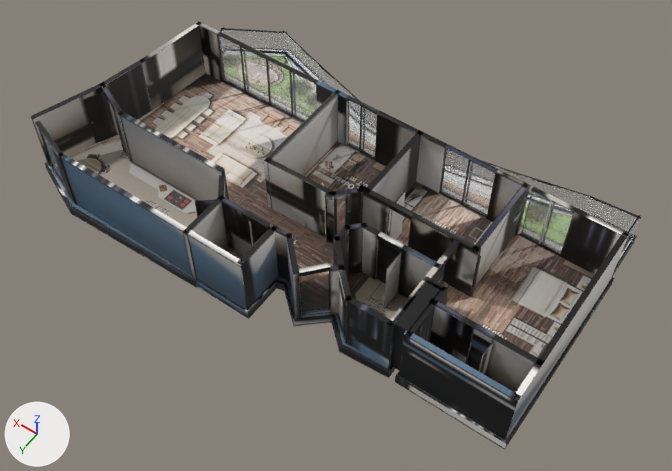
A saved change to the glTF model _bake/glb/kent-38/model.glb.
Before and after are seen from a camera (50 mm lens) standing at (-11.8, 16.28, 23.85) and looking at (-0.91, 1.03, -0.12). Lighting does not change. The marker at lower left points along +X, +Y and +Z. The picture after the commit comes second. Where no turn or scale is listed for an object, it has been applied to the vertices. Vertices at exactly the same position are counted once.

The scene before the commit, as lines of its bpy script (objects in view):
```python
me_mesh_0 = bpy.data.meshes.new('Mesh_0')
me_mesh_0.from_pydata(...)  # 3908 vertices, 7210 faces; spans x 0.0..18.1, y -10.6..0.0, z 0.0..2.6
me_mesh_0.materials.append(mat_baked)
me_mesh_13 = bpy.data.meshes.new('Mesh_13')
me_mesh_13.from_pydata(...)  # a box spanning x 1.77..3.23, y -7.73..-7.71, z 0.36..2.61
me_mesh_13.materials.append(mat_glass_rt)  # white #edf3f9
me_mesh_7 = bpy.data.meshes.new('Mesh_7')
me_mesh_7.from_pydata(...)  # 8 vertices, 12 faces; spans x 1.74..4.25, y -9.59..-9.07, z 0.36..1.36
me_mesh_7.materials.append(mat_glass_rt)  # white #edf3f9
ob_mesh_0 = bpy.data.objects.new('Mesh_0', me_mesh_0)
ob_mesh_0.location = (-9.04, 5.3, -0.36)
ob_mesh_13 = bpy.data.objects.new('Mesh_13', me_mesh_13)
ob_mesh_13.location = (-9.04, 5.3, -0.36)
ob_mesh_7 = bpy.data.objects.new('Mesh_7', me_mesh_7)
ob_mesh_7.location = (-9.04, 5.3, -0.36)
# also in view: 'Mesh_2' at (6.75, -4.39, 0.5); 'Mesh_12' at (-3.67, -2.43, 1.12); 'Mesh_11' at (0.46, -2.43, 1.12); 'Mesh_10' at (4.51, -2.43, 1.12); 'Mesh_8' at (-8.0, -4.33, 0.5)
```
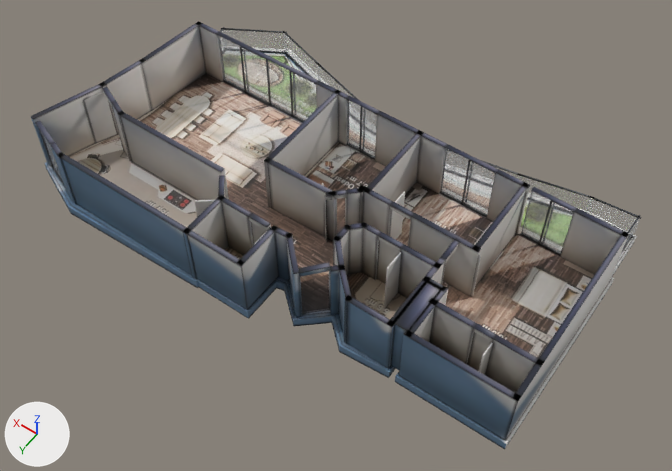
Changed parts and their boxes (x1, y1, x2, y2) in the pictures (672 x 471 px):
part 1 of me_mesh_0, reshaped
    before: (45, 35, 614, 449)
    after: (187, 161, 377, 277)
part 2 of me_mesh_0, surface changed
    both: (31, 21, 641, 449)

The edits, one by one:
me_mesh_0 is used by ob_mesh_0; location (-9.04, 5.3, -0.36).
me_mesh_0 had 3908 vertices, 7210 faces and spanned x 0.0..18.1, y -10.6..0.0, z 0.0..2.6.
me_mesh_0 now has 3071 vertices, 5536 faces and spans x 0.0..18.1, y -10.6..0.0, z 0.0..2.6.
me_mesh_0 part 1: 9 vertices moved within x 6.6..11.4, y -7.8..-2.0, z 0.3..0.4; 837 vertices removed from x 0.0..16.8, y -7.9..-1.6, z 0.0..0.4.
me_mesh_0 part 2: 1954 kept faces spanning x 0.0..18.1, y -10.3..0.0, z 0.0..2.6 get new texture (UV) coordinates.
